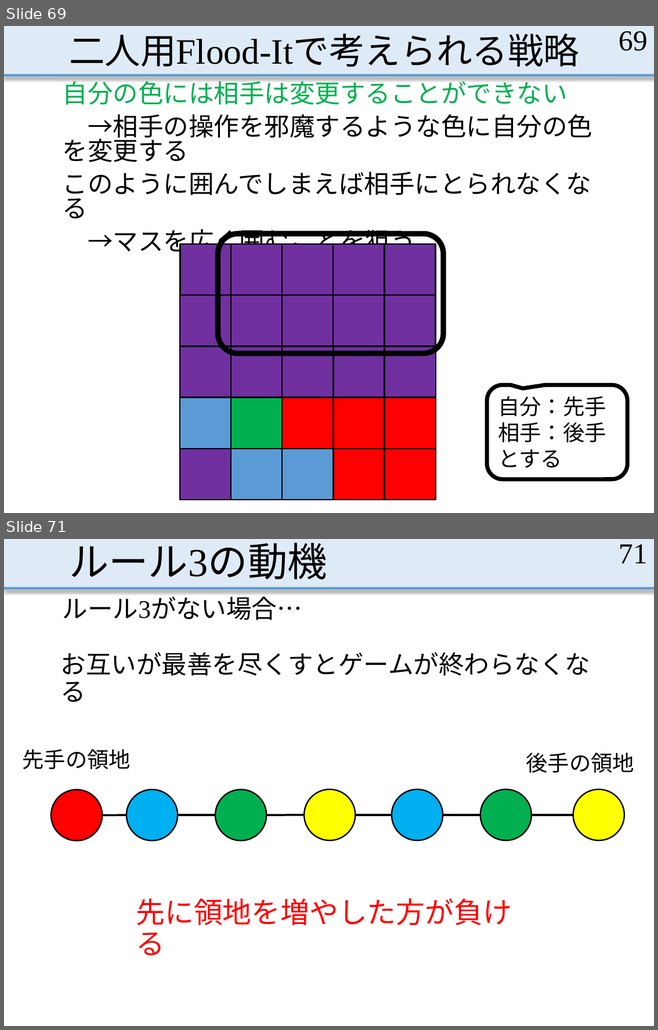
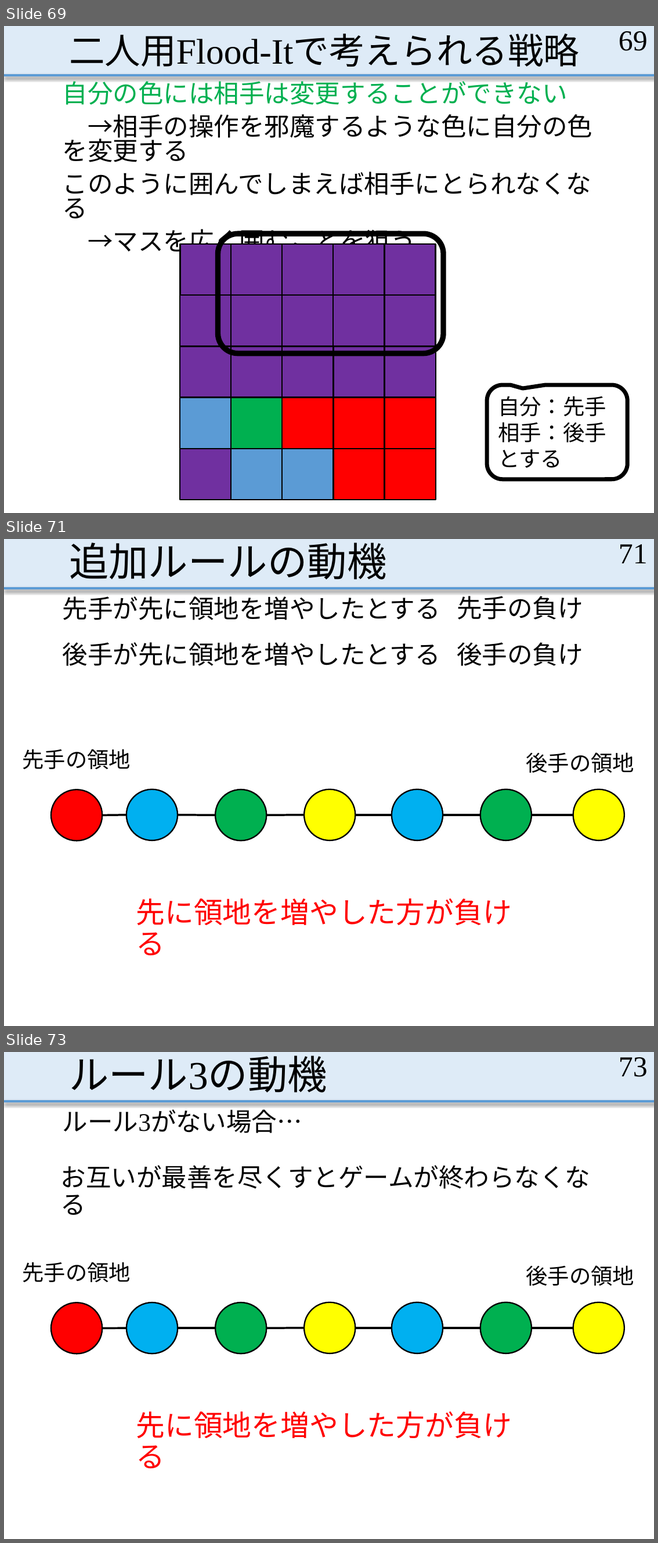
Before and after one commit to MasayaOda/SR, a slide deck: 181210oda.pptx. Shown one above the other, each under a label of ours: slides 69 and 71 before the commit, slides 69, 71 and 73 after it; the slides between them are not shown. The pictures are 658x1030 and 658x1543 pixels, drawn with LibreOffice and Linux fonts; fonts in the diff are those of the drawing. Boxes give left, top, right and bottom in pixels: in the first picture for what was removed or moved away, otherwise in the second. Text is boxed around its words. In the diff, an @@ line names an element or a change of style, - is before the commit and + after.

```diff
--- a/181210oda.pptx
+++ b/181210oda.pptx
@@ slide 71 added at bbox=[4, 539, 654, 1026], background #FFFFFF; not listed: 2 template elements that a slide beside it also shows @@
@@ title added at bbox=[69, 542, 386, 580], 44 pt, text #000000 @@
+追加ルールの動機
@@ page number added at bbox=[618, 544, 647, 563], 32 pt, text #000000 @@
+71
@@ text added at bbox=[63, 592, 440, 620], 28 pt, text #000000 @@
+先手が先に領地を増やしたとする
@@ text added at bbox=[456, 592, 583, 620], 28 pt, text #000000 @@
+先手の負け
@@ text added at bbox=[63, 642, 440, 666], 28 pt, text #000000 @@
+後手が先に領地を増やしたとする
@@ text added at bbox=[456, 642, 583, 666], 28 pt, text #000000 @@
+後手の負け
@@ text added at bbox=[22, 749, 130, 769], 24 pt, text #000000 @@
+先手の領地
@@ text added at bbox=[525, 752, 634, 773], 24 pt, text #000000 @@
+後手の領地
@@ ellipse added at bbox=[51, 790, 102, 841], fill #FF0000, outline #000000 1.5 pt @@
@@ ellipse added at bbox=[126, 789, 177, 841], fill #00B0F0, outline #000000 1.5 pt @@
@@ ellipse added at bbox=[215, 790, 266, 841], fill #00B050, outline #000000 1.5 pt @@
@@ ellipse added at bbox=[304, 789, 355, 841], fill #FFFF00, outline #000000 1.5 pt @@
@@ ellipse added at bbox=[391, 789, 442, 841], fill #00B0F0, outline #000000 1.5 pt @@
@@ ellipse added at bbox=[480, 789, 531, 841], fill #00B050, outline #000000 1.5 pt @@
@@ ellipse added at bbox=[573, 789, 625, 841], fill #FFFF00, outline #000000 1.5 pt @@
@@ line added from (102, 815) to (126, 815), #000000 2.25 pt @@
@@ line added from (177, 815) to (215, 815), #000000 2.25 pt @@
@@ line added from (266, 815) to (304, 815), #000000 2.25 pt @@
@@ line added from (355, 815) to (391, 815), #000000 2.25 pt @@
@@ line added from (442, 815) to (480, 815), #000000 2.25 pt @@
@@ line added from (531, 815) to (573, 815), #000000 2.25 pt @@
@@ text added at bbox=[136, 899, 511, 955], 32 pt, text #FF0000 @@
+先に領地を増やした方が負ける
@@ what was slide 71 is now slide 73 @@
@@ page number at bbox=[618, 1057, 647, 1077]: text changed @@
-71
+73
```
Also in this commit, not shown: 1 slide changed, 2 other slides added, 1 slide removed, 3 other files.
